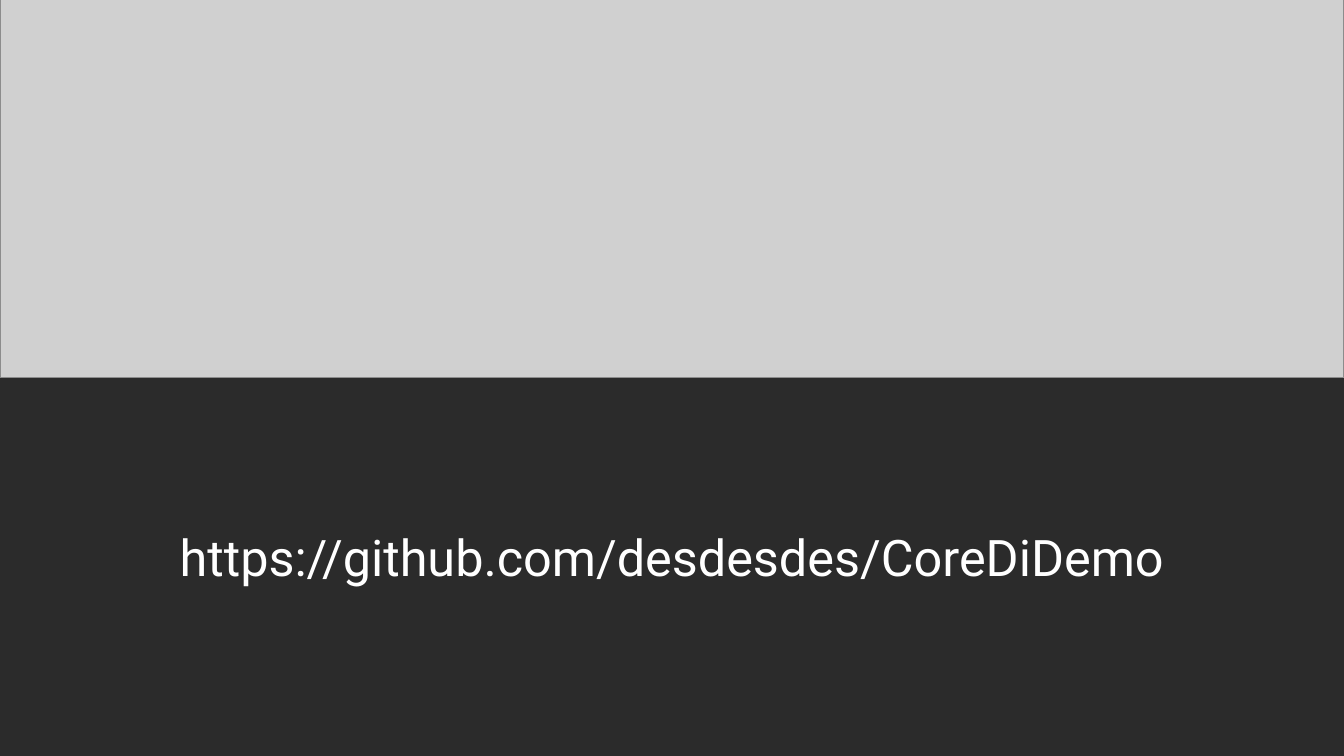
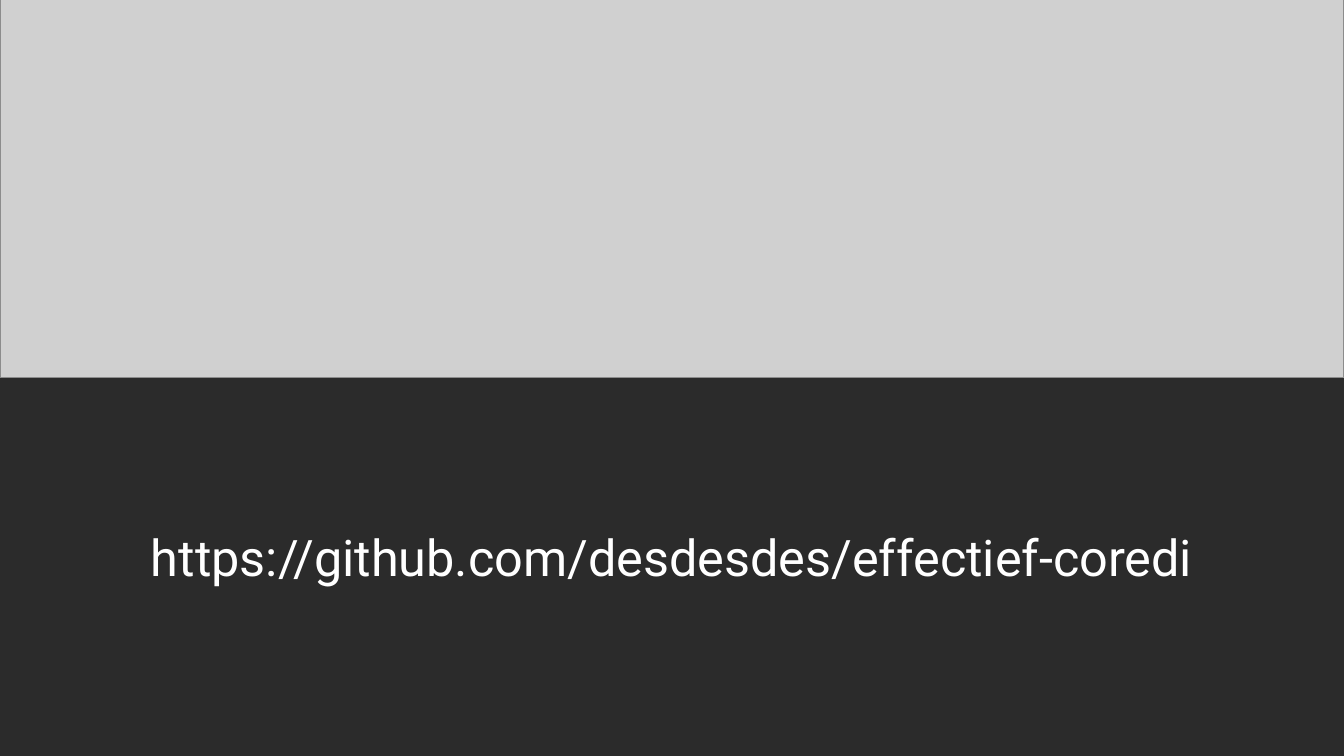
Before and after one commit to desdesdes/effectief-coredi, a slide deck: slide 26 of DI.pptx. Drawn at 1344x756 pixels with LibreOffice and Linux fonts; fonts in the diff are those of the drawing; grey boxes stand for pictures; background and template pictures are left out; a plain dark background stands for a picture behind light text. Boxes give left, top, right and bottom in pixels: in the first picture for what was removed or moved away, otherwise in the second. Text is boxed around its words. In the diff, an @@ line names an element or a change of style, - is before the commit and + after.

```diff
--- a/DI.pptx
+++ b/DI.pptx
@@ text at [151, 537, 1192, 587]: text changed @@
-https://github.com/desdesdes/CoreDiDemo
+https://github.com/desdesdes/effectief-coredi
```
Also in this commit, not shown: 1 other file.
